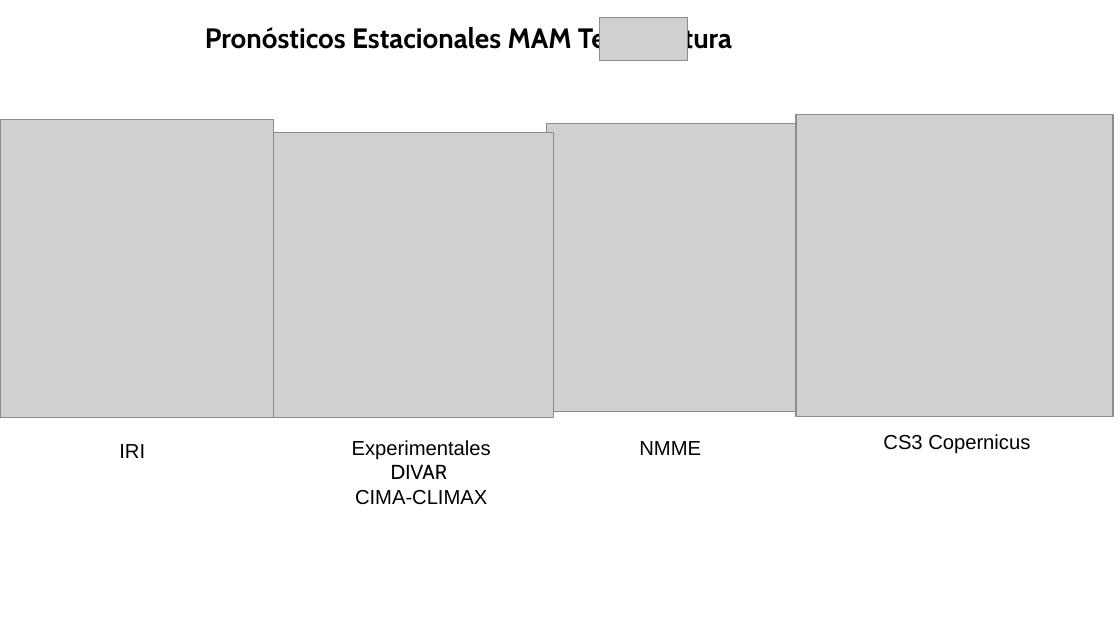
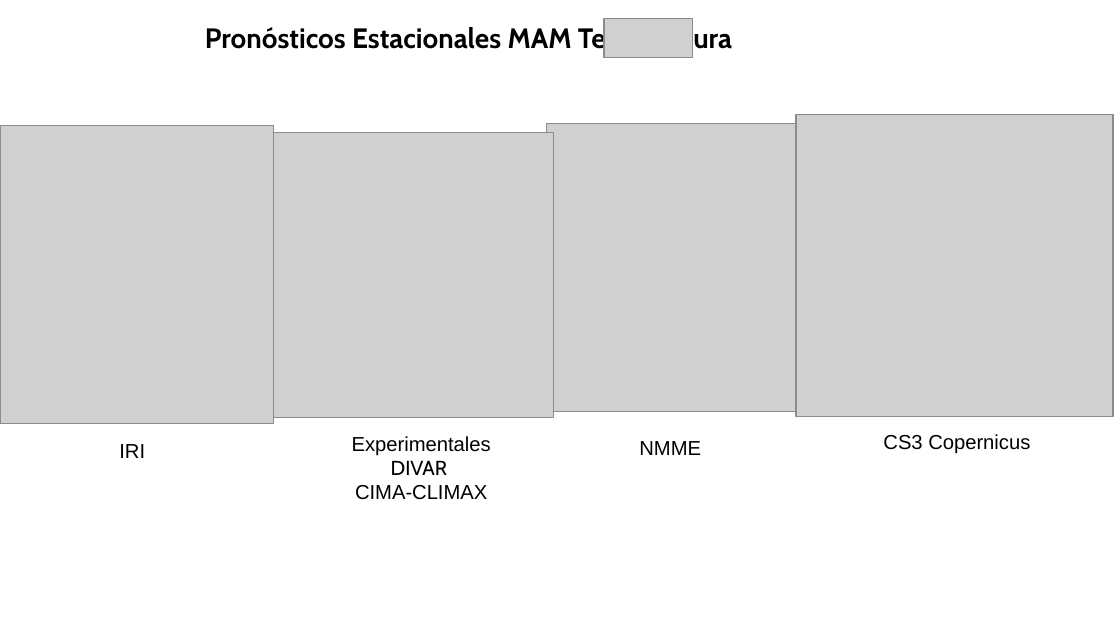
Before and after one commit to LucianoAndrian/ReunionClima, a slide deck: slide 30 of presentacion_ratio16-9.odp (slide 26 before the commit). Drawn at 1120x631 pixels with LibreOffice and Linux fonts; fonts in the diff are those of the drawing; grey boxes stand for pictures. Boxes give left, top, right and bottom in pixels: in the first picture for what was removed or moved away, otherwise in the second. Text is boxed around its words. In the diff, an @@ line names an element or a change of style, - is before the commit and + after.

```diff
--- a/presentacion_ratio16-9.odp
+++ b/presentacion_ratio16-9.odp
@@ picture: place and size @@
-picture at [599, 18, 688, 60]
+picture at [604, 19, 692, 58]
@@ picture: place and size @@
-picture at [0, 120, 273, 418]
+picture at [0, 125, 273, 423]
@@ text "Experimentales": place and size @@
-text "Experimentales" at [352, 440, 491, 505]
+text "Experimentales" at [352, 436, 491, 500]
```
Also in this commit, not shown: 17 other slides changed, 6 slides added, 2 slides removed, 2 other files.
